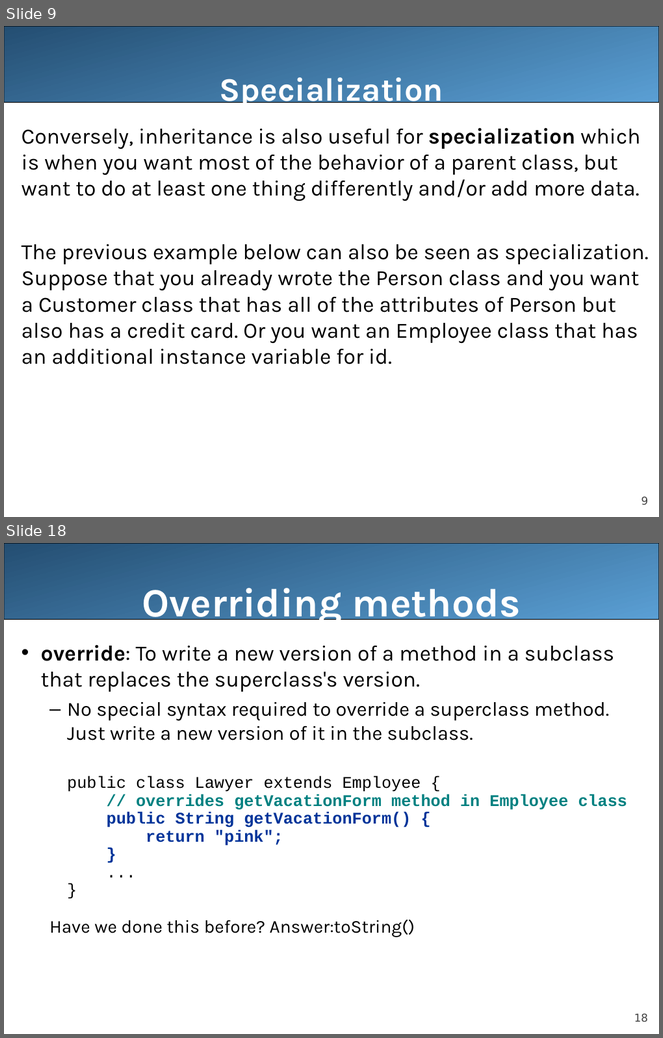
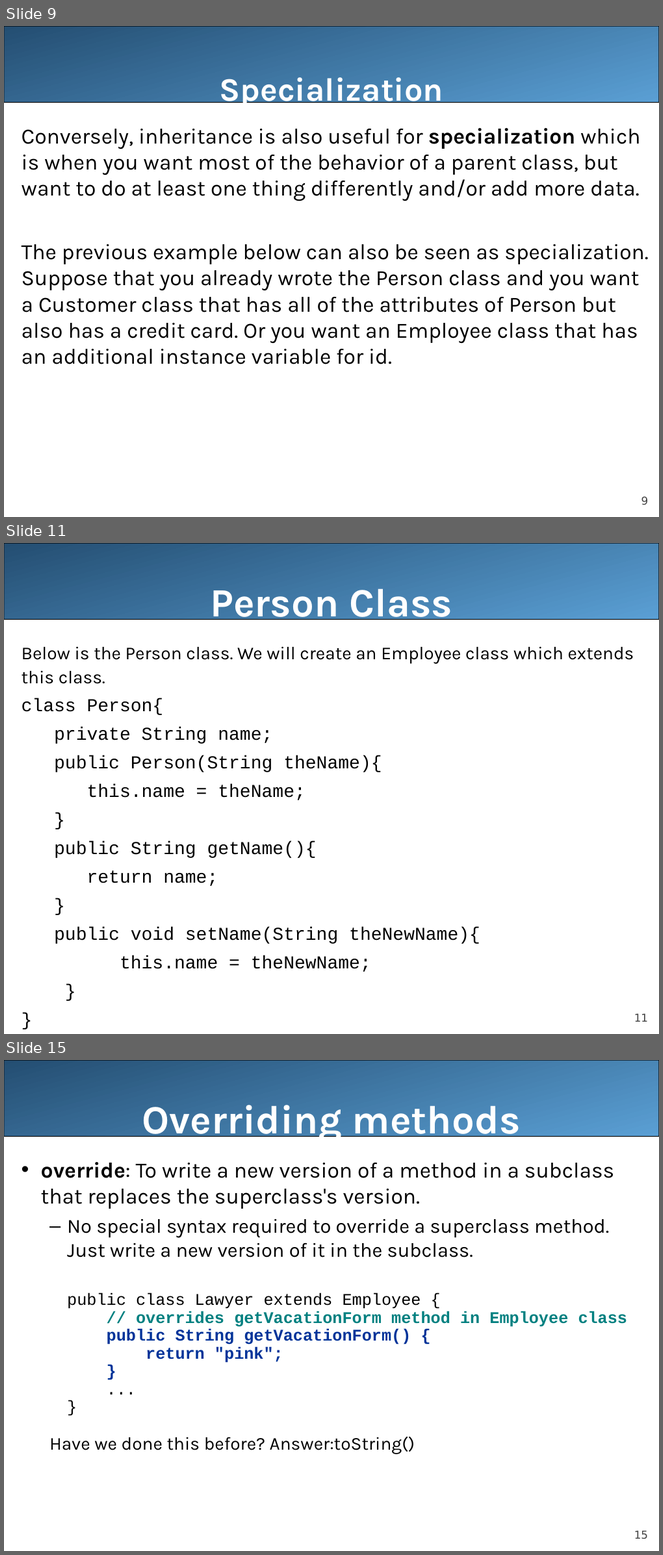
Before and after one commit to LongBaoNguyen/longbaonguyen.github.io, a slide deck: courses/apcsa/lecture21.ppt. Shown one above the other, each under a label of ours: slides 9 and 18 before the commit, slides 9, 11 and 15 after it; the slides between them are not shown. The pictures are 663x1038 and 663x1555 pixels, drawn with LibreOffice and Linux fonts; fonts in the diff are those of the drawing. Boxes give left, top, right and bottom in pixels: in the first picture for what was removed or moved away, otherwise in the second. Text is boxed around its words. In the diff, an @@ line names an element or a change of style, - is before the commit and + after.

```diff
--- a/courses/apcsa/lecture21.ppt
+++ b/courses/apcsa/lecture21.ppt
@@ slide 11 added at [4,543,659,1034], background #FFFFFF; not listed: 2 template elements that a slide beside it also shows @@
@@ title added at [210,589,452,626], 44 pt, text #FFFFFF, bold @@
+Person Class
@@ text added at [22,646,634,972], 20 pt, text #000000 @@
+Below is the Person class. We will create an Employee class which extends this class.
+class Person{
+private String name;
+public Person(String theName){
+this.name = theName;
+}
+public String getName(){
+return name;
+}
+public void setName(String theNewName){
+this.name = theNewName;
+}
+}
@@ what was slide 18 is now slide 15 @@
@@ page number at [634,1531,648,1539]: text changed @@
-18
+15
```
Also in this commit, not shown: 2 slides changed, 2 other slides added, 6 slides removed, 4 other files.
